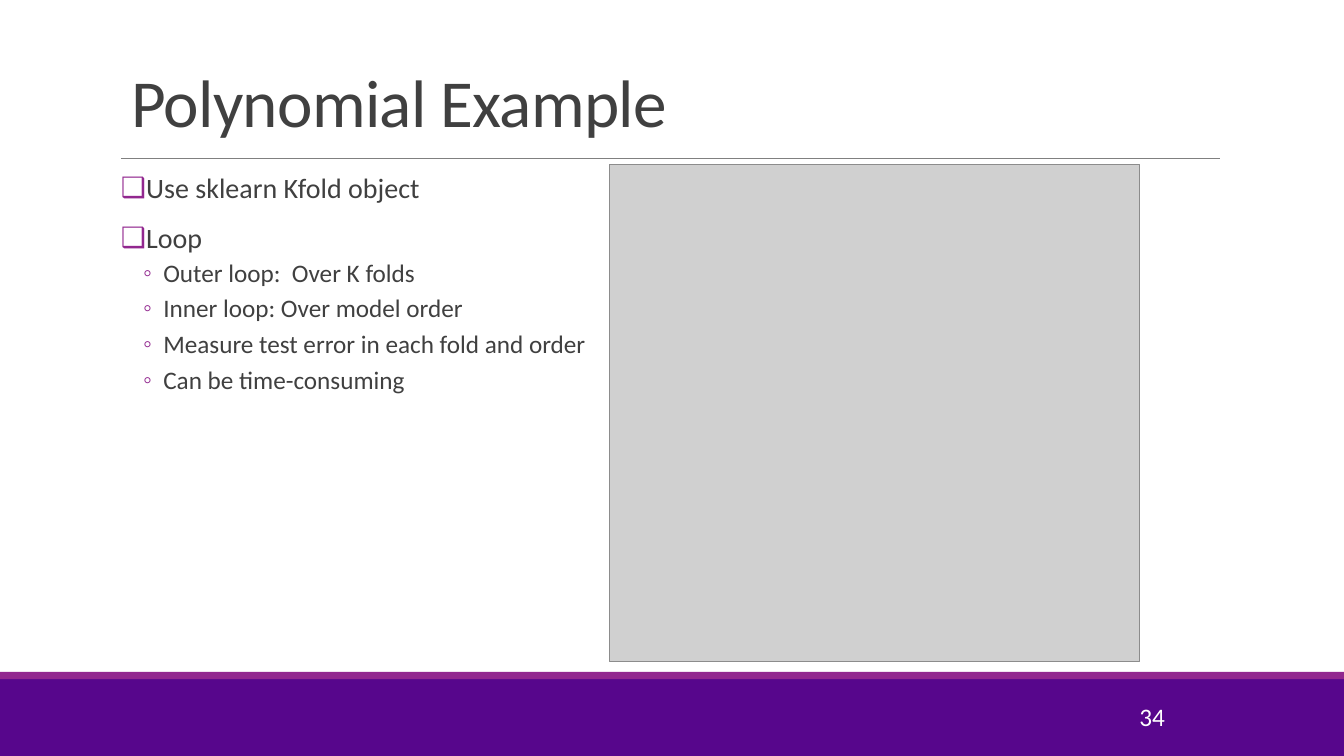
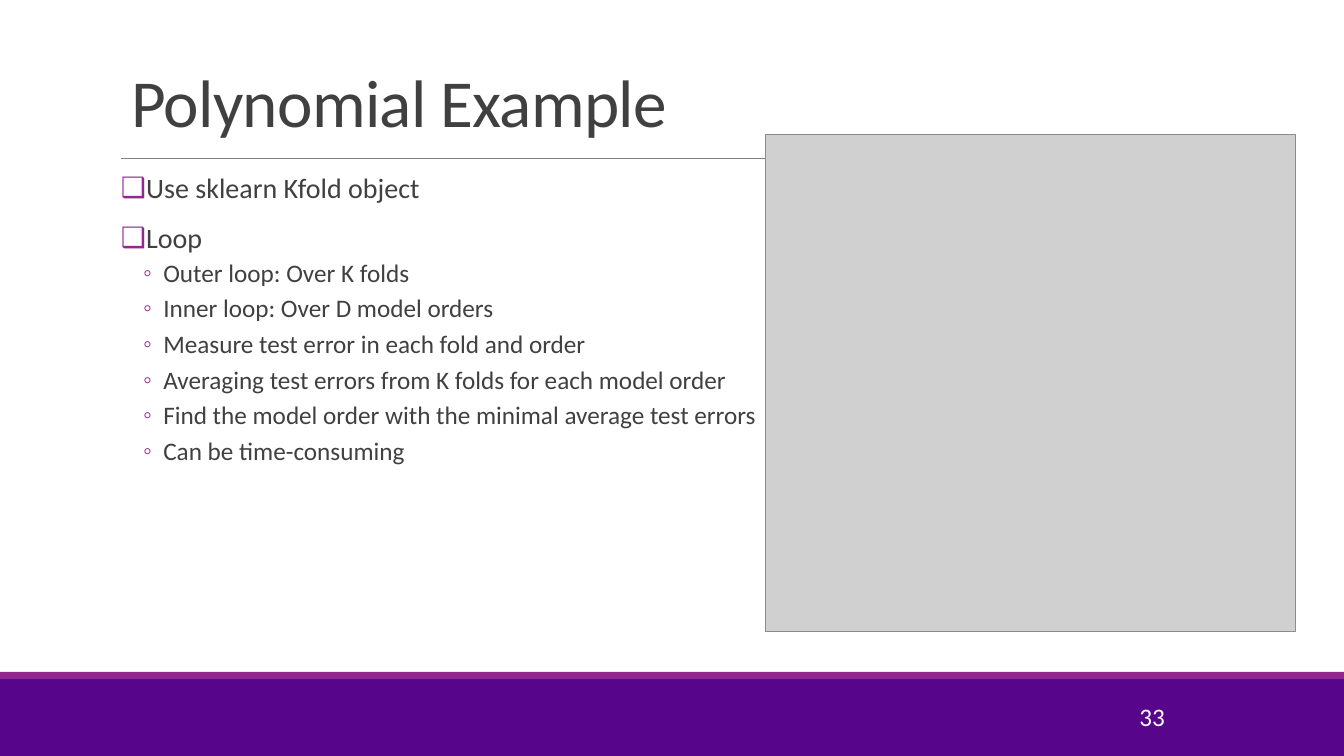
Before and after one commit to joshzzl/introml, a slide deck: slide 33 of lectures/Lect04_ModelSelection.pptx (slide 34 before the commit). Drawn at 1344x756 pixels with LibreOffice and Linux fonts; fonts in the diff are those of the drawing; grey boxes stand for pictures; background and template pictures are left out. Boxes give left, top, right and bottom in pixels: in the first picture for what was removed or moved away, otherwise in the second. Text is boxed around its words. In the diff, an @@ line names an element or a change of style, - is before the commit and + after.

```diff
--- a/lectures/Lect04_ModelSelection.pptx
+++ b/lectures/Lect04_ModelSelection.pptx
@@ picture: place and size @@
-picture at (609, 164, 1139, 662)
+picture at (765, 134, 1296, 632)
@@ text at (163, 299, 494, 321): text changed @@
-  ◦ Inner loop: Over model order
+  ◦ Inner loop: Over D model orders
@@ text at (163, 371, 755, 429): paragraphs added @@
+  ◦ Averaging test errors from K folds for each model order
+  ◦ Find the model order with the minimal average test errors
@@ page number at (1139, 709, 1165, 726): text changed @@
-34
+33
```
Also in this commit, not shown: 9 other slides changed, 6 slides added, 1 slide removed, 1 other file.
